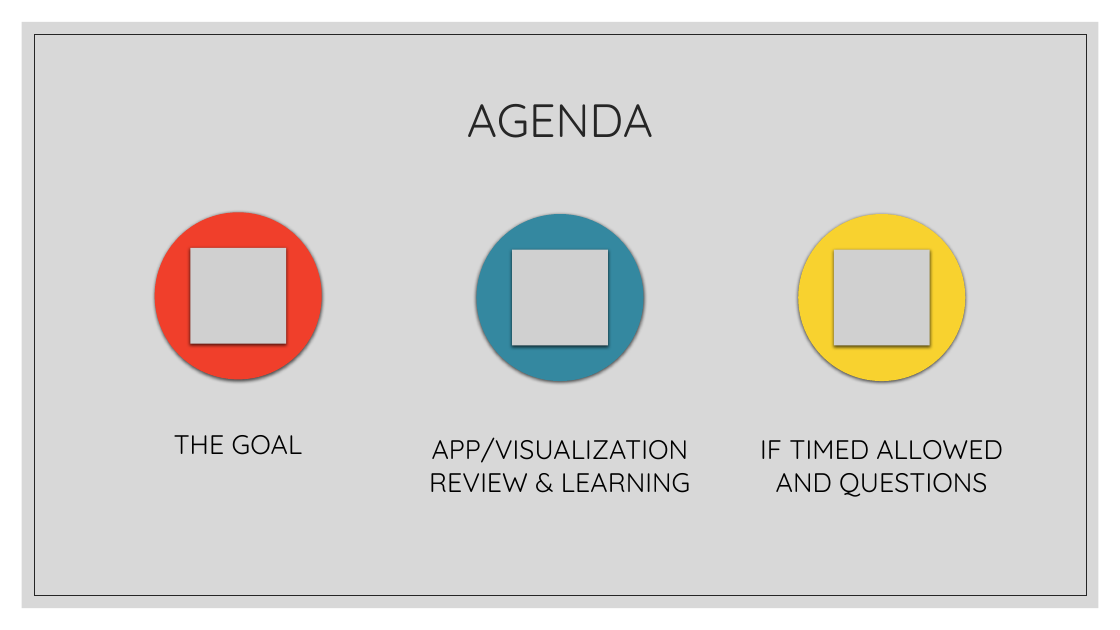
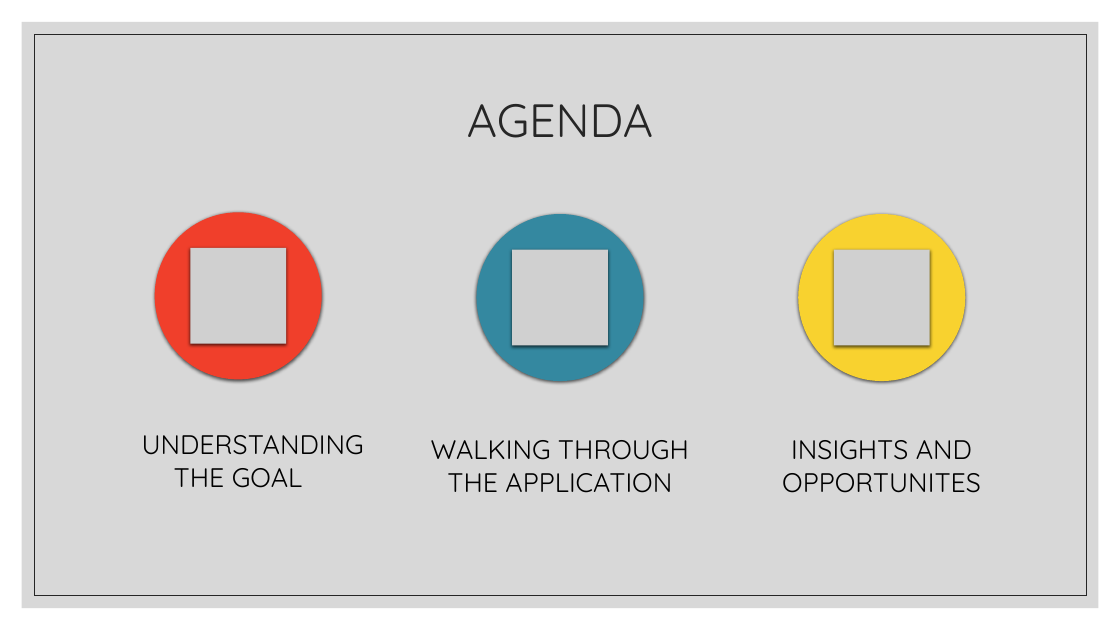
Before and after one commit to JeniLam/Spotify-Dashboard, a slide deck: slide 3 of gOGOGAGA.pptx. Drawn at 1120x630 pixels with LibreOffice and Linux fonts; fonts in the diff are those of the drawing; grey boxes stand for pictures. Boxes give left, top, right and bottom in pixels: in the first picture for what was removed or moved away, otherwise in the second. Text is boxed around its words. In the diff, an @@ line names an element or a change of style, - is before the commit and + after.

```diff
--- a/gOGOGAGA.pptx
+++ b/gOGOGAGA.pptx
@@ text at [142,435,364,488]: text changed @@
-THE GOAL
+UNDERSTANDING THE GOAL
@@ text at [431,440,689,493]: text changed @@
-APP/VISUALIZATION REVIEW & LEARNING
+WALKING THROUGH THE APPLICATION
@@ text at [782,440,981,493]: text changed @@
-IF TIMED ALLOWED AND QUESTIONS
+INSIGHTS AND OPPORTUNITES
```
Also in this commit, not shown: 6 other slides changed, 3 slides added, 1 slide removed, 1 other file.
